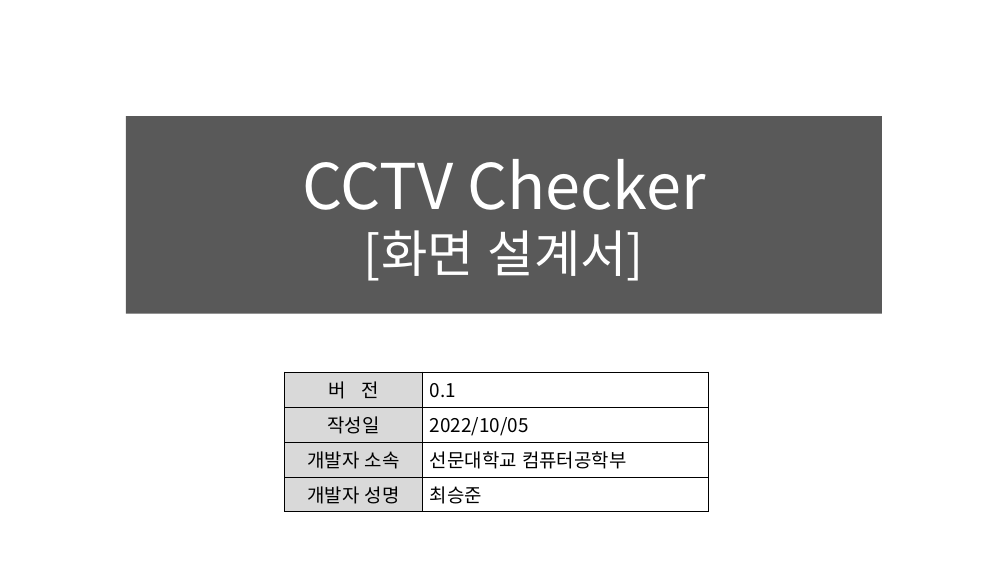
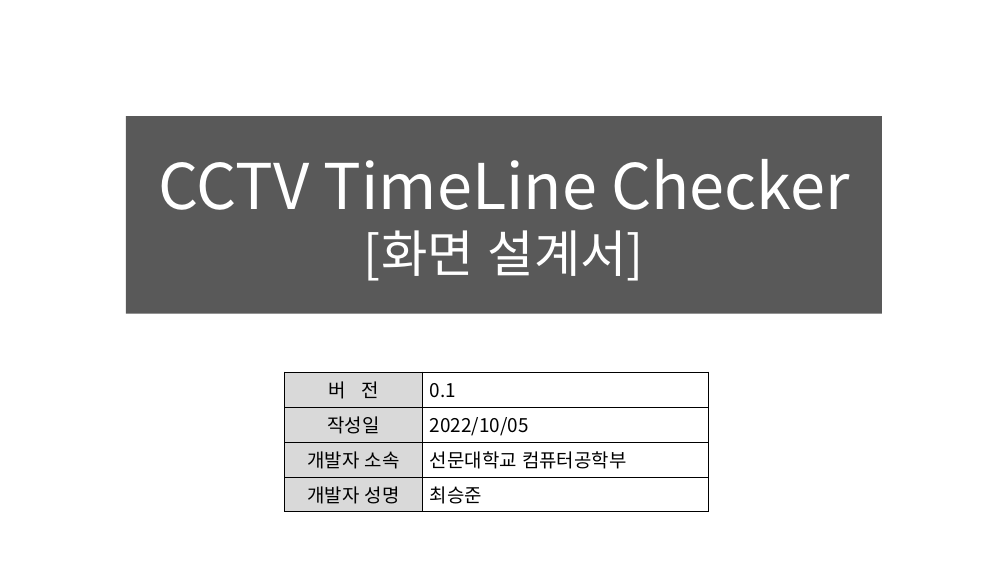
Before and after one commit to tmdwns9630/CCTV_Checker, a slide deck: slide 1 of SRS/V10.1_화면설계서_CCTVChecker_최승준.pptx. Drawn at 1008x567 pixels with LibreOffice and Linux fonts; fonts in the diff are those of the drawing; background and template pictures are left out. Boxes give left, top, right and bottom in pixels: in the first picture for what was removed or moved away, otherwise in the second. Text is boxed around its words. In the diff, an @@ line names an element or a change of style, - is before the commit and + after.

Commit message:
화면 설계서 작성 중

```diff
--- a/SRS/V10.1_화면설계서_CCTVChecker_최승준.pptx
+++ b/SRS/V10.1_화면설계서_CCTVChecker_최승준.pptx
@@ title at (159, 159, 849, 281): text changed @@
-CCTV Checker
-[화면 설계서]
+CCTV TimeLine Checker
+[화면 설계서]
```
Also in this commit, not shown: 3 other slides changed, 5 slides added, 1 other file.
